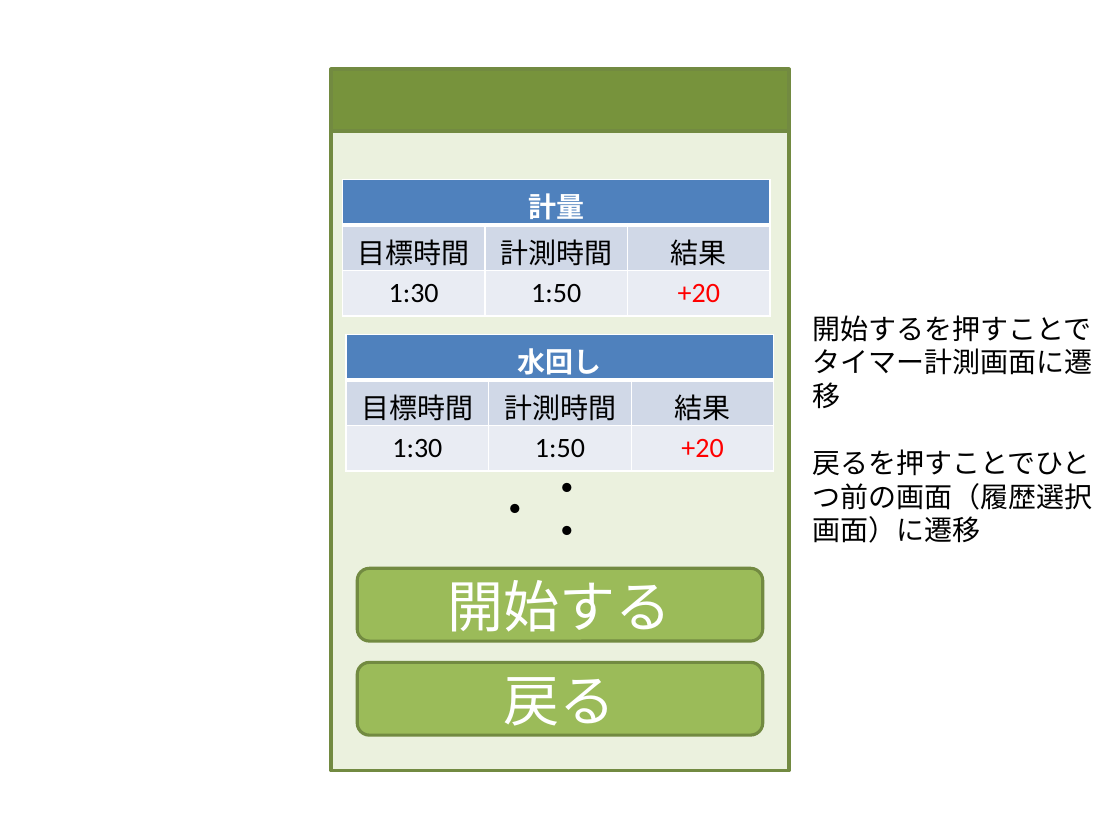
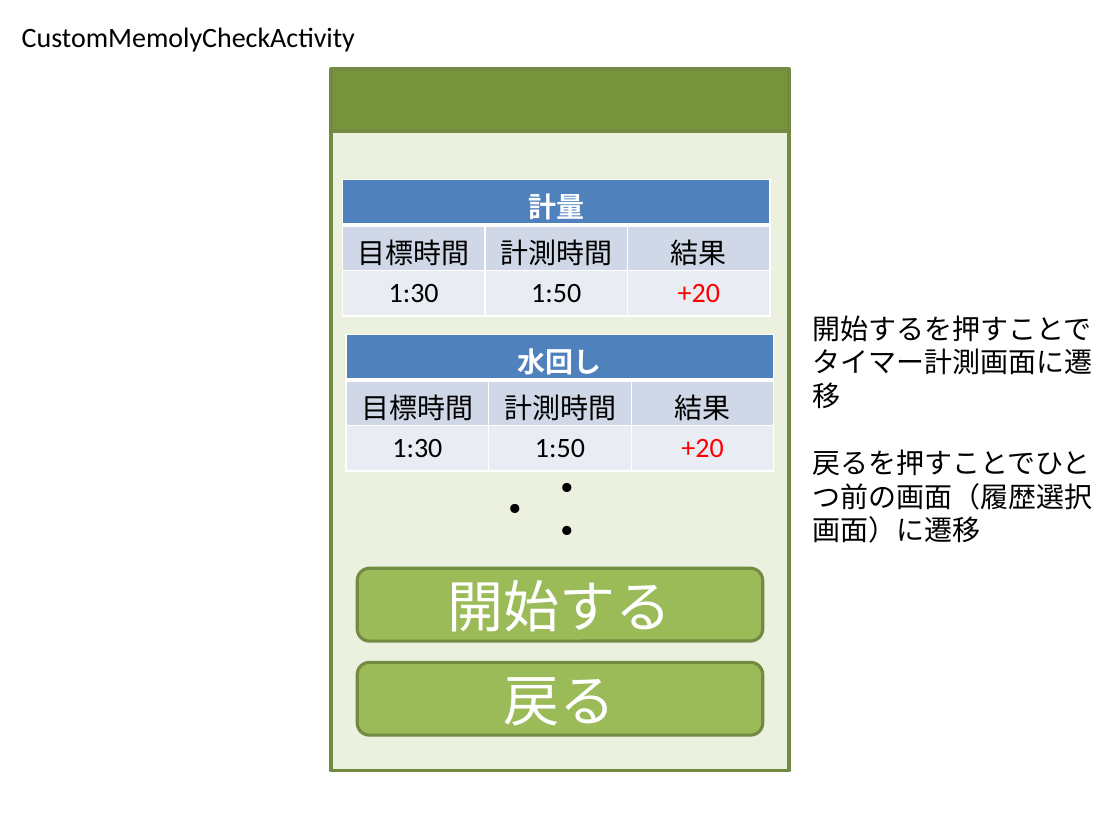
Before and after one commit to MayuOkuda/soba, a slide deck: slide 7 of memo/そばUI2.pptx (slide 6 before the commit). Drawn at 1120x840 pixels with LibreOffice and Linux fonts; fonts in the diff are those of the drawing. Boxes give left, top, right and bottom in pixels: in the first picture for what was removed or moved away, otherwise in the second. Text is boxed around its words. In the diff, an @@ line names an element or a change of style, - is before the commit and + after.

```diff
--- a/memo/そばUI2.pptx
+++ b/memo/そばUI2.pptx
@@ text added at (22,27,355,52), 18 pt, text #000000 @@
+CustomMemolyCheckActivity
```
Also in this commit, not shown: 7 other slides changed, 2 slides added.
